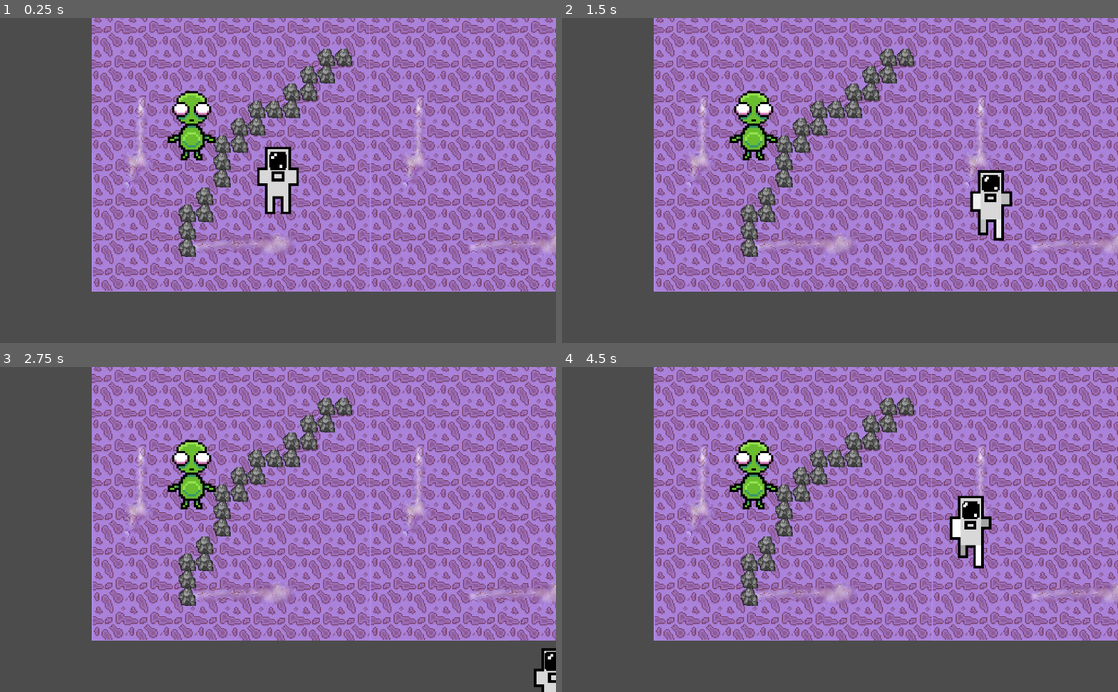
Above: before the commit, frames 1-4 (two rows, left to right).
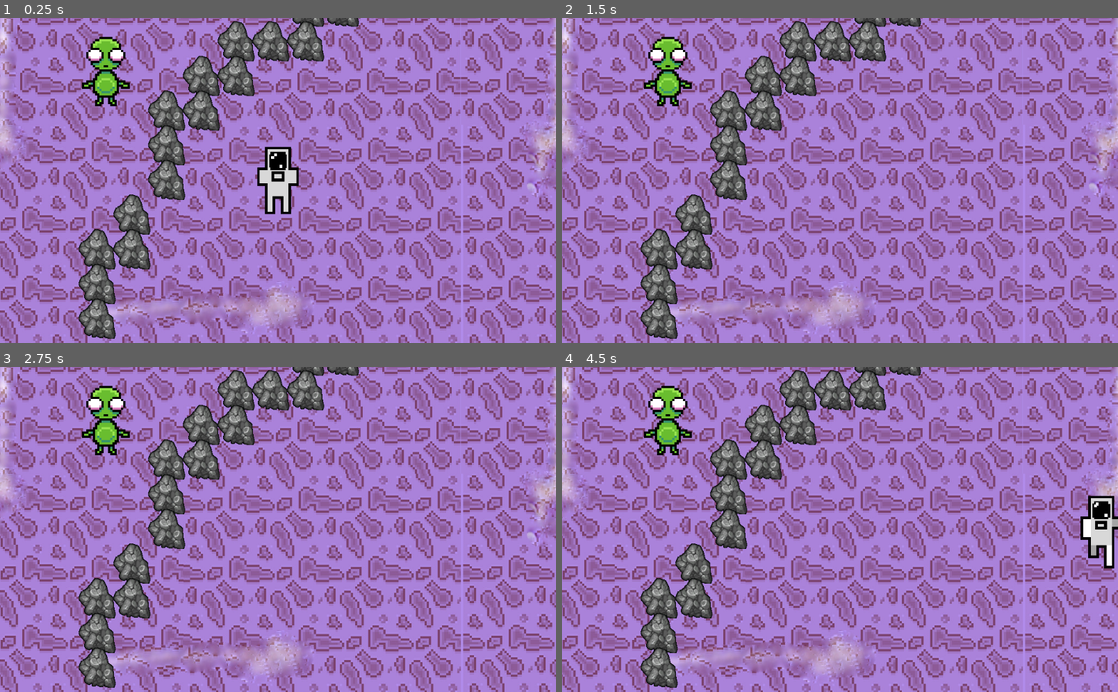
Above: after the commit, the same moments.

Repository: FREQ-E/Hanno
Game: Godot game, scene res://levels/test/test.tscn
Two runs of this game, one before a commit and one after it. Both use one fixed random seed, a clock stepped at 60 frames per second and the inputs below.
Inputs:
- Up to frame 1 (0.25 s): no input
- Up to frame 2 (1.5 s): tap Enter at 0.5 s; hold D (move right) 0.53-1.28 s; hold S (move down) from 1.28 s (still down)
- Up to frame 3 (2.75 s): release S (move down) at 2.03 s; hold D (move right) from 2.03 s (still down)
- Up to frame 4 (4.5 s): release D (move right) at 2.78 s; hold W (move up) 2.78-3.53 s; tap Space at 3.5 s; hold A (move left) from 3.53 s (still down)

The runs differ from the first frame. In frame 1, 73% of the frame differs, in the area x 0-100%, y 0-100%; in frame 2, 74%; in frame 3, 74%; in frame 4, 75%.

Commit message:
Resized actors

Diff:
--- a/actors/alien1/alien1.tscn
+++ b/actors/alien1/alien1.tscn
@@ -5,8 +5,8 @@
 [ext_resource path="res://actors/enemy_flag.gd" type="Script" id=3]
 
 [sub_resource type="CapsuleShape2D" id=1]
-radius = 74.5677
-height = 108.389
+radius = 35.524
+height = 60.334
 
 [sub_resource type="GDScript" id=2]
 script/source = "extends NodeSight
@@ -30,6 +30,7 @@
 script = ExtResource( 1 )
 
 [node name="Possible_Alien" type="Sprite" parent="."]
+scale = Vector2( 0.5, 0.5 )
 texture = ExtResource( 2 )
 
 [node name="CollisionShape2D" type="CollisionShape2D" parent="."]
--- a/actors/player1/player1.tscn
+++ b/actors/player1/player1.tscn
@@ -52,15 +52,15 @@
 } ]
 
 [sub_resource type="CapsuleShape2D" id=1]
-radius = 75.0
-height = 90.0
+radius = 38.5625
+height = 49.4777
 
 [node name="Player1" type="KinematicBody2D"]
 collision_layer = 2
 script = ExtResource( 1 )
 
 [node name="CharacterAnimator" type="AnimatedSprite" parent="."]
-scale = Vector2( 0.15, 0.15 )
+scale = Vector2( 0.075, 0.075 )
 frames = SubResource( 11 )
 playing = true
 script = ExtResource( 5 )
--- a/levels/floor1_tileset.tres
+++ b/levels/floor1_tileset.tres
@@ -40,7 +40,7 @@
 2/texture = ExtResource( 2 )
 2/tex_offset = Vector2( 0, 0 )
 2/modulate = Color( 1, 1, 1, 1 )
-2/region = Rect2( 32, 32, 64, 64 )
+2/region = Rect2( 30, 25, 70, 75 )
 2/tile_mode = 0
 2/occluder_offset = Vector2( 0, 0 )
 2/navigation_offset = Vector2( 0, 0 )
--- a/levels/test/test.tscn
+++ b/levels/test/test.tscn
@@ -14,7 +14,6 @@
 [node name="Camera2D" type="Camera2D" parent="."]
 position = Vector2( 686.512, 614.734 )
 current = true
-zoom = Vector2( 2, 2 )
 
 [node name="YSort" type="YSort" parent="."]
 
